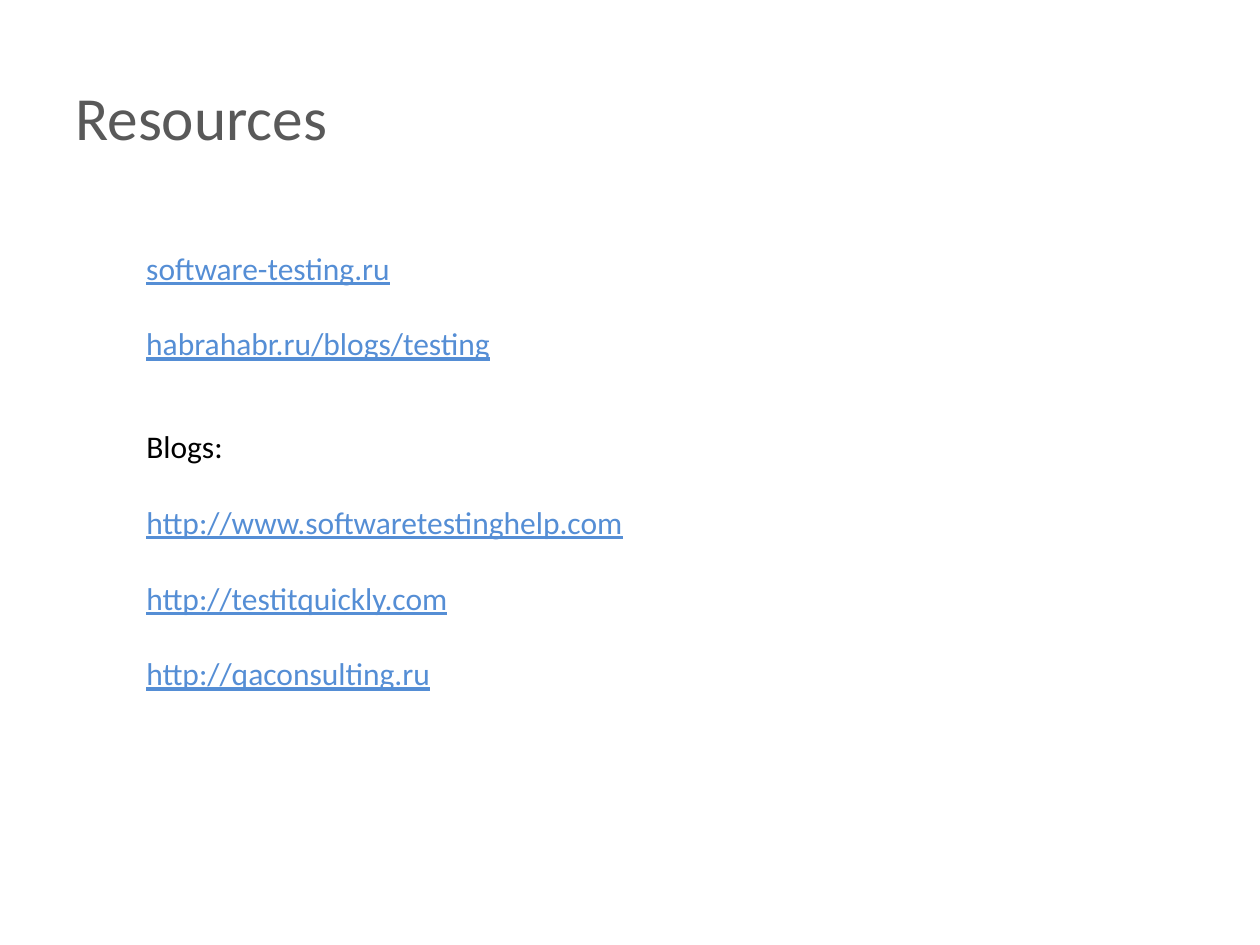
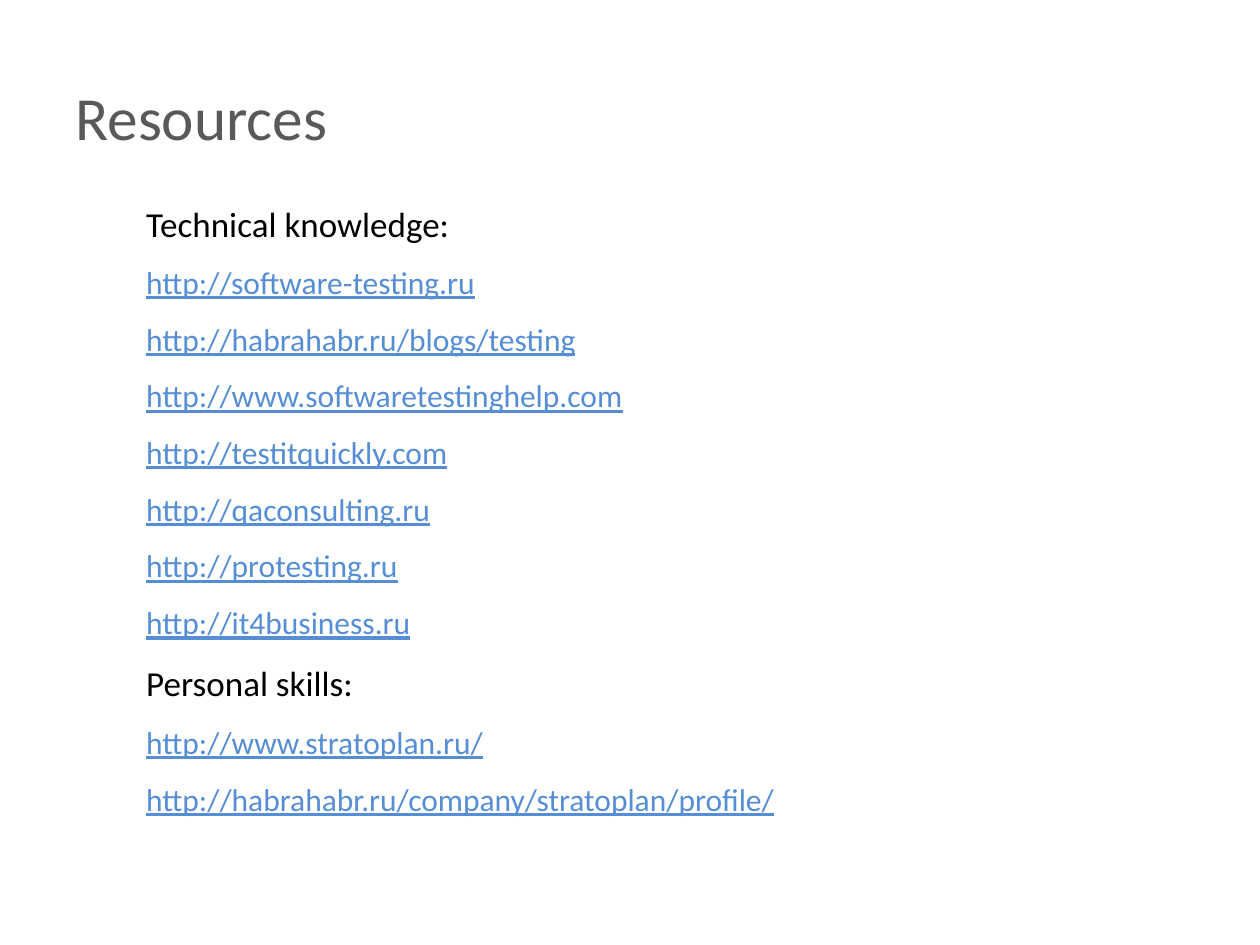
Before and after one commit to BigRacer/swtesting, a slide deck: slide 3 of 0.Introduction_part1/Introduction.pptx. Drawn at 1260x945 pixels with LibreOffice and Linux fonts; fonts in the diff are those of the drawing; background and template pictures are left out. Boxes give left, top, right and bottom in pixels: in the first picture for what was removed or moved away, otherwise in the second. Text is boxed around its words. In the diff, an @@ line names an element or a change of style, - is before the commit and + after.

```diff
--- a/0.Introduction_part1/Introduction.pptx
+++ b/0.Introduction_part1/Introduction.pptx
@@ text at (146,212,774,816): text changed @@
-software-testing.ru
-habrahabr.ru/blogs/testing
+Technical knowledge:
+http://software-testing.ru
+http://habrahabr.ru/blogs/testing
+http://www.softwaretestinghelp.com
+http://testitquickly.com
+http://qaconsulting.ru
+http://protesting.ru
+http://it4business.ru
+Personal skills:
+http://www.stratoplan.ru/
+http://habrahabr.ru/company/stratoplan/profile/
@@ text removed at (146,436,622,691) @@
-Blogs:
-http://www.softwaretestinghelp.com
-http://testitquickly.com
-http://qaconsulting.ru
```
Also in this commit, not shown: 2 other slides changed, 1 slide removed.
